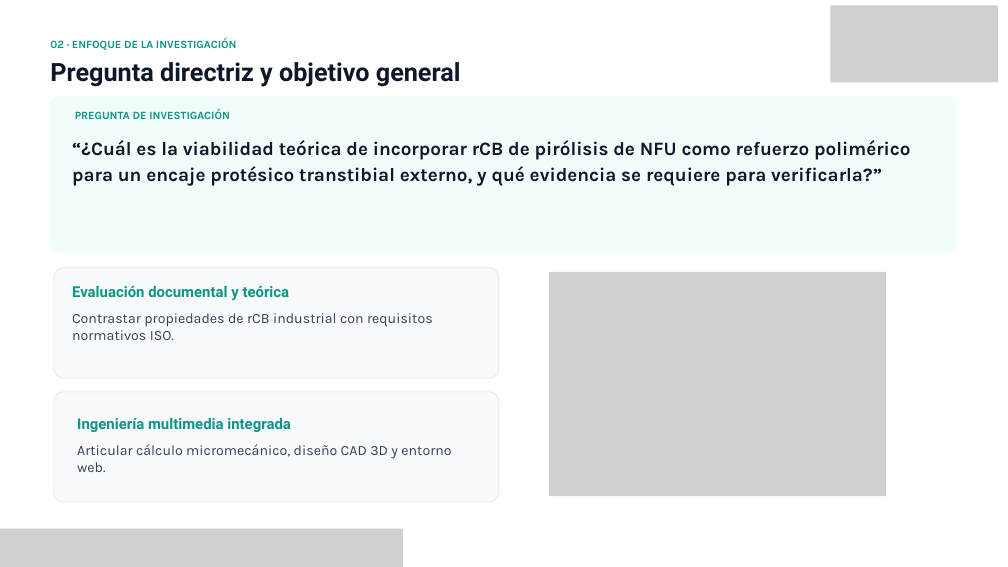
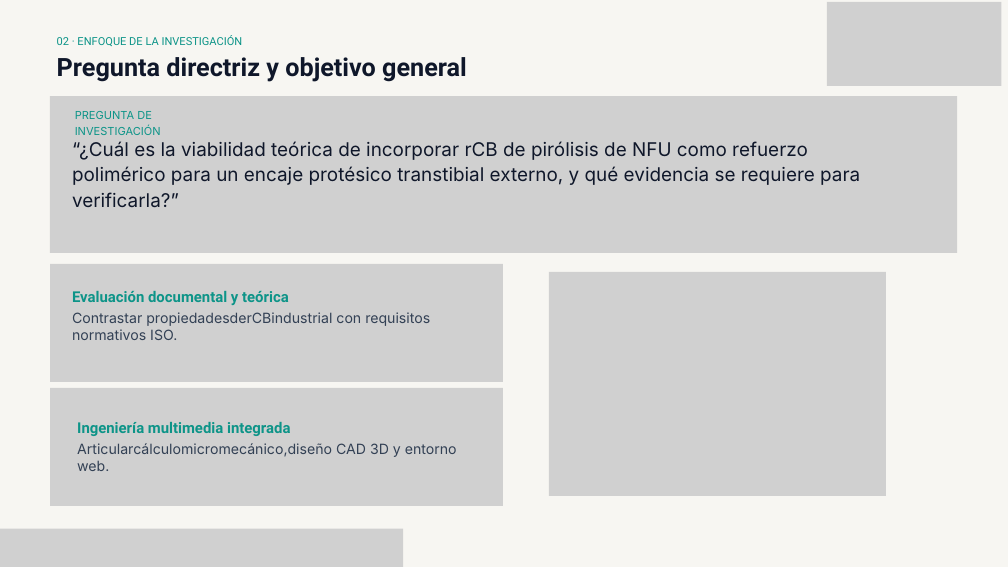
Before and after one commit to ivandavbejarano-coder/AMBIENTE_DESARROLLO, a slide deck: slide 3 of descargas/PRESENTACION_PIROLISIS_RCB_UAO_2026.pptx. Drawn at 1008x567 pixels with LibreOffice and Linux fonts; fonts in the diff are those of the drawing; grey boxes stand for pictures. Boxes give left, top, right and bottom in pixels: in the first picture for what was removed or moved away, otherwise in the second. Text is boxed around its words. In the diff, an @@ line names an element or a change of style, - is before the commit and + after.

```diff
--- a/descargas/PRESENTACION_PIROLISIS_RCB_UAO_2026.pptx
+++ b/descargas/PRESENTACION_PIROLISIS_RCB_UAO_2026.pptx
@@ background #FFFFFF to #F7F6F2 @@
@@ picture at (827, 2, 1001, 86): rotation 180 to 0 degrees; outline redrawn @@
@@ text removed at (50, 38, 237, 50) @@
-02 · ENFOQUE DE LA INVESTIGACIÓN
@@ text "02 · ENFOQUE DE LA ...": place and size @@
-text "02 · ENFOQUE DE LA ..." at (50, 62, 461, 87)
+text "02 · ENFOQUE DE LA ..." at (57, 35, 467, 82)
@@ text at (57, 35, 243, 46): paragraph added @@
+02 · ENFOQUE DE LA INVESTIGACIÓN
@@ text at (57, 57, 467, 82): line spacing 43.2pt to 47.3pt @@
@@ freeform shape removed at (50, 96, 957, 253) @@
@@ picture added at (50, 96, 957, 253) @@
@@ text "PREGUNTA DE INVESTIGACIÓN" at (75, 111, 161, 135): font Karla to Inter, bold off; line spacing 18.9pt to 22.1pt @@
@@ text "“¿Cuál es la viabilidad teórica ..." at (72, 141, 860, 185): font Karla to Inter, bold off @@
@@ picture added at (50, 264, 502, 382) @@
@@ freeform shape removed at (54, 268, 499, 378) @@
@@ text "Evaluación documental y teórica" at (72, 291, 289, 305): size 21.4 to 21.3 pt; line spacing 25.6pt to 29.8pt @@
@@ text at (72, 312, 430, 340): text changed; font Karla to Inter @@
-Contrastar propiedades de rCB industrial con requisitos normativos ISO.
+Contrastar propiedadesderCBindustrial con requisitos normativos ISO.
@@ picture added at (50, 388, 502, 506) @@
@@ freeform shape removed at (54, 392, 499, 502) @@
@@ text "Ingeniería multimedia integrada" at (77, 422, 290, 436): size 21.4 to 21.3 pt; line spacing 25.6pt to 29.8pt @@
@@ text at (77, 443, 457, 471): text changed; font Karla to Inter @@
-Articular cálculo micromecánico, diseño CAD 3D y entorno web.
+Articularcálculomicromecánico,diseño CAD 3D y entorno web.
```
Also in this commit, not shown: 15 other slides changed, 1 other file.
